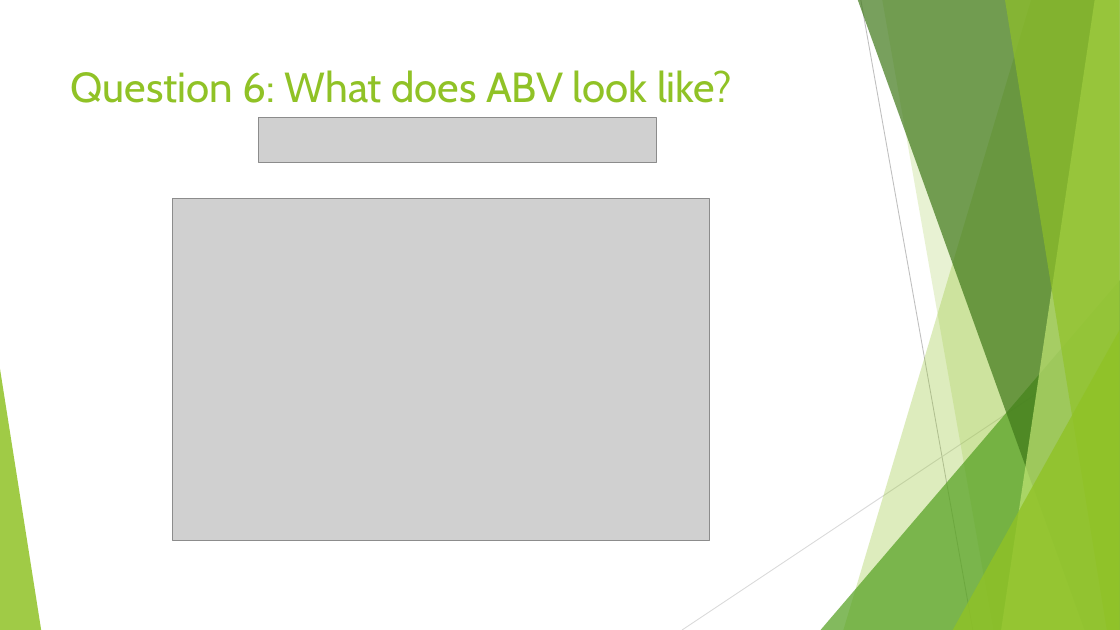
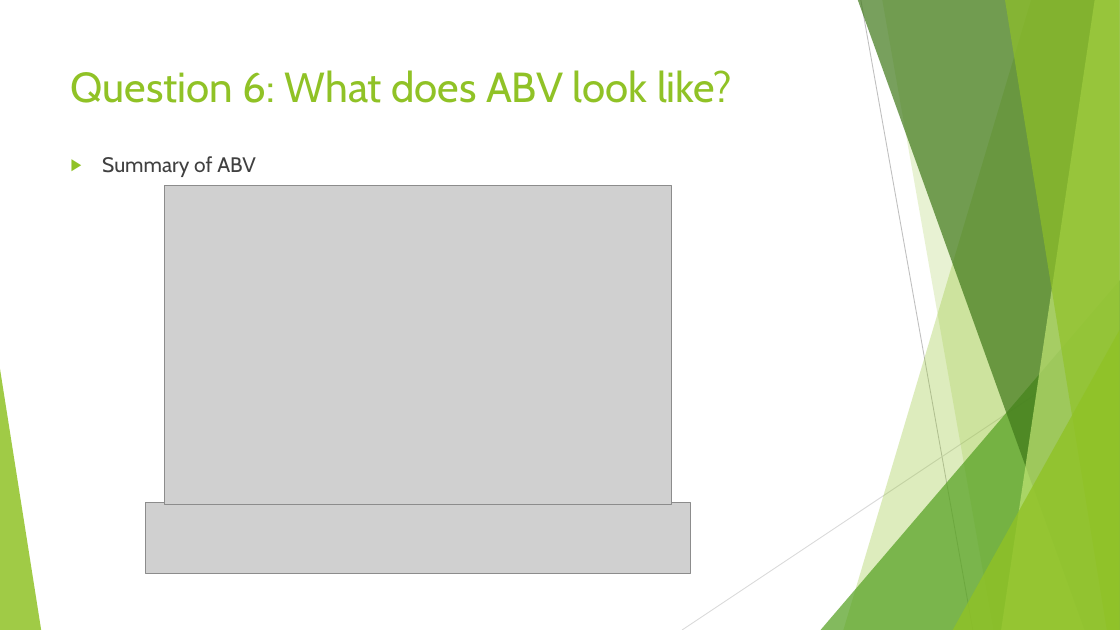
Before and after one commit to vazquezs123/DATA_SCIENCE_CS01, a slide deck: slide 16 of Breweries and Beer Study.pptx. Drawn at 1120x630 pixels with LibreOffice and Linux fonts; fonts in the diff are those of the drawing; grey boxes stand for pictures. Boxes give left, top, right and bottom in pixels: in the first picture for what was removed or moved away, otherwise in the second. Text is boxed around its words. In the diff, an @@ line names an element or a change of style, - is before the commit and + after.

```diff
--- a/Breweries and Beer Study.pptx
+++ b/Breweries and Beer Study.pptx
@@ picture removed at [258, 118, 656, 162] @@
@@ text added at [102, 156, 256, 177], 18 pt, text #404040 @@
+▶ Summary of ABV
@@ picture: place and size @@
-picture at [172, 198, 709, 540]
+picture at [165, 186, 671, 505]
@@ picture added at [146, 502, 691, 574] @@
```
Also in this commit, not shown: 6 other slides changed, 1 slide added, 1 slide removed, 1 other file.
